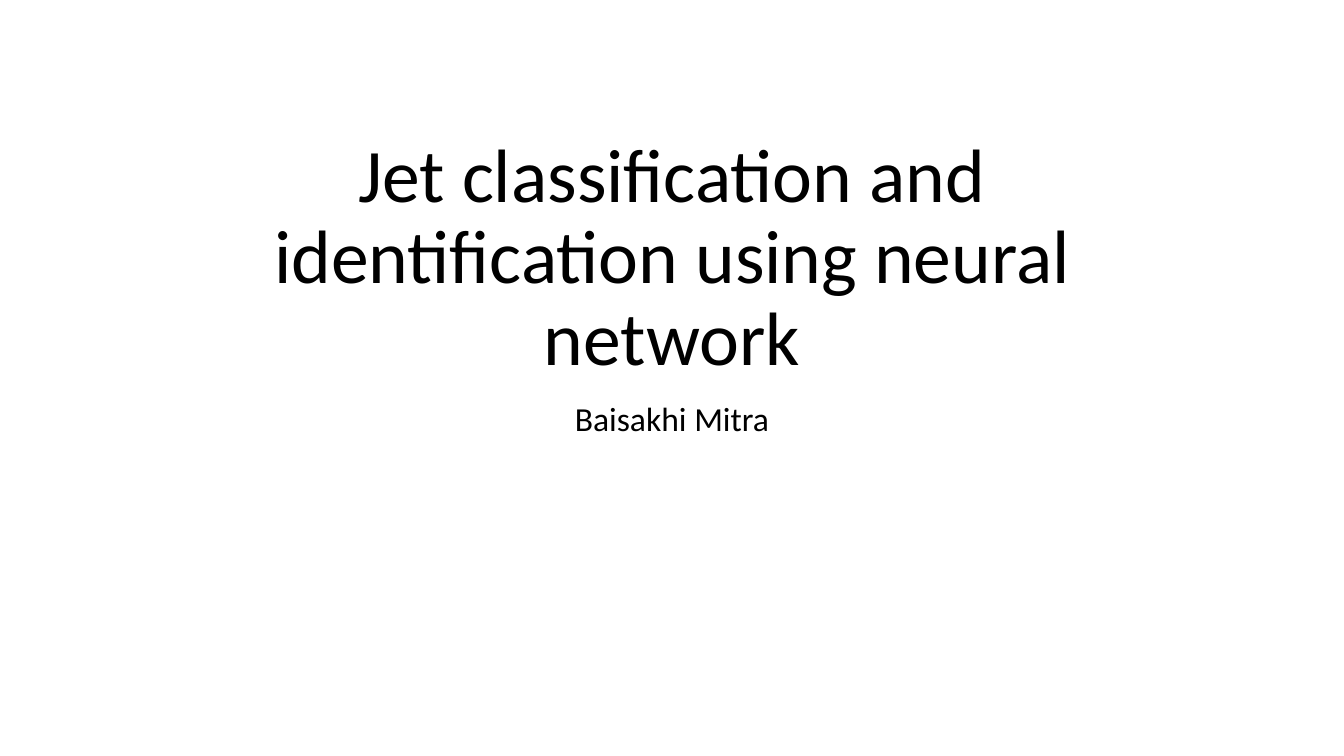
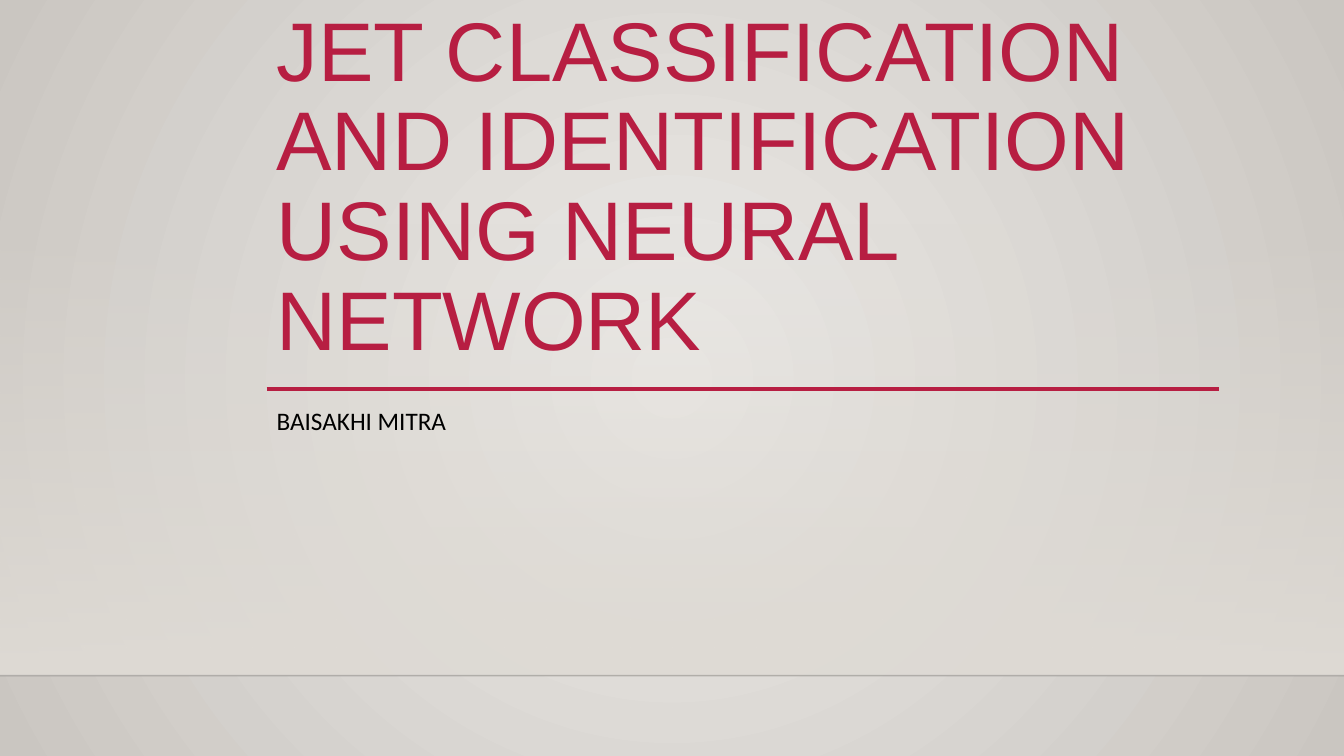
Before and after one commit to bmitraSLAC/NN-in-Jet-classification, a slide deck: slide 1 of Jet_Classifcation.pptx. Drawn at 1344x756 pixels with LibreOffice and Linux fonts; fonts in the diff are those of the drawing; background and template pictures are left out. Boxes give left, top, right and bottom in pixels: in the first picture for what was removed or moved away, otherwise in the second. Text is boxed around its words. In the diff, an @@ line names an element or a change of style, - is before the commit and + after.

```diff
--- a/Jet_Classifcation.pptx
+++ b/Jet_Classifcation.pptx
@@ background #FFFFFF to gradient #ECEAE7 to #CAC7C1 @@
@@ title at <box>277,23,1129,351</box>: text changed; size 54 to 59.4 pt; font Calibri to Arial; text colour #000000 to #B71E42 @@
-Jet classification and identification using neural network
+JET CLASSIFICATION AND IDENTIFICATION USING NEURAL NETWORK
@@ rectangle added at <box>0,223,1344,676</box>, fill gradient #DFDBD5 @@
@@ line added from (266, 389) to (1219, 389), #B71E42 2.5 pt @@
@@ subtitle at <box>277,413,446,430</box>: text changed; size 24 to 18 pt @@
-Baisakhi Mitra
+BAISAKHI MITRA
@@ line added from (0, 676) to (1344, 676), #000001 1 pt @@
```
Also in this commit, not shown: 2 other slides changed, 8 slides added, 2 slides removed.
